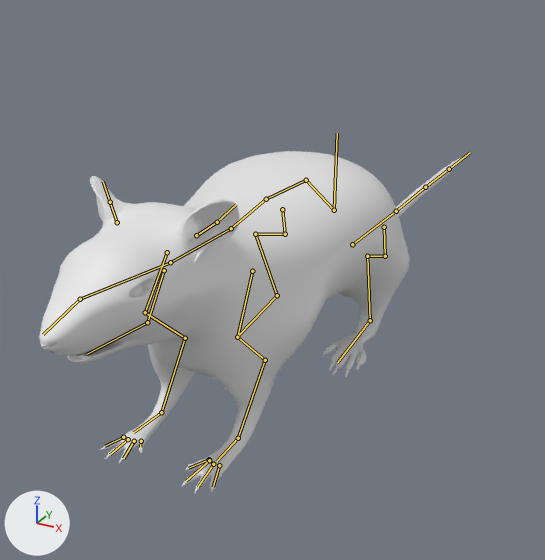
Before and after pictures for a commit that changed the Blender file rat/rat 2.0 (2).blend.
Both versions are drawn from a camera (50 mm lens) standing at (27.5, -49.7, 33.1) and looking at (-5.2, 9.7, 3.5). The lights are fixed; the arrows at lower left show +X, +Y and +Z. Both versions are drawn at frame 60 of the action 'walk 1 good'; the numbers are the values there. The bones that bend it are drawn over the model as lines.

In view in the first picture: 'RAT'.
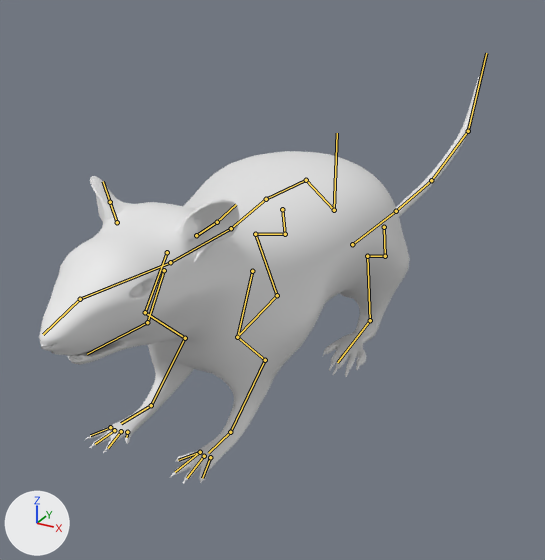
Commit message: restarting animation

Where the change shows, as pixel boxes (x1, y1, x2, y2) in the pictures (545 x 560 px):
```json
{"object": "RAT", "change": "posed", "before": [39, 151, 464, 493], "after": [39, 73, 481, 484], "on screen": "20% taller"}
```

Edits to the scene script, one JSON object a line:
```json
{"block": "bone_tail_fk_001", "where": "bone_tail_fk_001 = bpy.data.objects['Rat armature'].pose.bones['Tail.FK.001']  # child of 'Tail.FK'"}
{"op": "set", "path": "bone_tail_fk_001.rotation_quaternion", "old": "(1.0, 0.0, 0.0, 0.0)", "new": "(0.998, 0.029, -0.021, 0.053)", "note": "degrees (0, 0, 0) -> degrees (3, -3, 6)"}
{"block": "bone_tail_fk_002", "where": "bone_tail_fk_002 = bpy.data.objects['Rat armature'].pose.bones['Tail.FK.002']  # child of 'Tail.FK.001'"}
{"op": "set", "path": "bone_tail_fk_002.rotation_quaternion", "old": "(1.0, 0.0, 0.0, 0.0)", "new": "(0.973, -0.088, -0.062, -0.206)", "note": "degrees (0, 0, 0) -> degrees (-8, -9, -23)"}
{"block": "bone_tail_fk_003", "where": "bone_tail_fk_003 = bpy.data.objects['Rat armature'].pose.bones['Tail.FK.003']  # child of 'Tail.FK.002'"}
{"op": "set", "path": "bone_tail_fk_003.rotation_quaternion", "old": "(1.0, 0.0, 0.0, 0.0)", "new": "(0.942, 0.304, 0.014, 0.139)", "note": "degrees (0, 0, 0) -> degrees (35, -3, 16)"}
{"block": "bone_leg_l_fr_fk_002", "where": "bone_leg_l_fr_fk_002 = bpy.data.objects['Rat armature'].pose.bones['Leg.L.Fr.FK.002']  # child of 'Leg.L.Fr.FK.001'"}
{"op": "set", "path": "bone_leg_l_fr_fk_002.rotation_quaternion", "old": "(1.0, 0.0, 0.0, 0.0)", "new": "(0.99, -0.001, 0.004, 0.139)", "note": "degrees (0, 0, 0) -> degrees (0, 0, 16)"}
{"block": "bone_leg_l_fr_fk_003", "where": "bone_leg_l_fr_fk_003 = bpy.data.objects['Rat armature'].pose.bones['Leg.L.Fr.FK.003']  # child of 'Leg.L.Fr.FK.002'"}
{"op": "set", "path": "bone_leg_l_fr_fk_003.location", "old": "(0.0, 0.0, 0.0)", "new": "(0.0, 0.1, 0.0)"}
{"op": "set", "path": "bone_leg_l_fr_fk_003.rotation_quaternion", "old": "(1.0, 0.0, 0.0, 0.0)", "new": "(0.993, 0.013, 0.009, -0.115)", "note": "degrees (0, 0, 0) -> degrees (1, 1, -13)"}
{"block": "bone_leg_r_fr_fk_002", "where": "bone_leg_r_fr_fk_002 = bpy.data.objects['Rat armature'].pose.bones['Leg.R.Fr.FK.002']  # child of 'Leg.R.Fr.FK.001'"}
{"op": "set", "path": "bone_leg_r_fr_fk_002.rotation_quaternion", "old": "(1.0, 0.0, 0.0, 0.0)", "new": "(0.99, -0.002, -0.005, 0.139)", "note": "degrees (0, 0, 0) -> degrees (0, 0, 16)"}
{"block": "bone_leg_r_fr_fk_003", "where": "bone_leg_r_fr_fk_003 = bpy.data.objects['Rat armature'].pose.bones['Leg.R.Fr.FK.003']  # child of 'Leg.R.Fr.FK.002'"}
{"op": "set", "path": "bone_leg_r_fr_fk_003.location", "old": "(0.0, 0.0, 0.0)", "new": "(0.0, -0.1, 0.0)"}
{"op": "set", "path": "bone_leg_r_fr_fk_003.rotation_quaternion", "old": "(1.0, 0.0, 0.0, 0.0)", "new": "(0.993, 0.021, 0.004, -0.114)", "note": "degrees (0, 0, 0) -> degrees (2, 1, -13)"}
```
